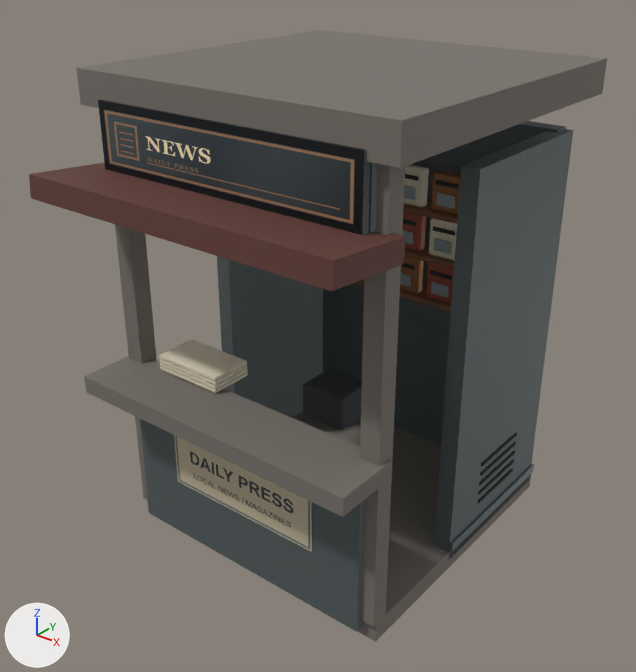
One commit to the Blender file art/street-props/news.blend: the scene before it, then after it.
Before and after are seen from a 50 mm camera at (2.78, -3.74, 3.42) aimed at (0.0, -0.26, 1.26). The axes (+X, +Y, +Z) are drawn at lower left. The lights are the same throughout. The first picture is the older version.
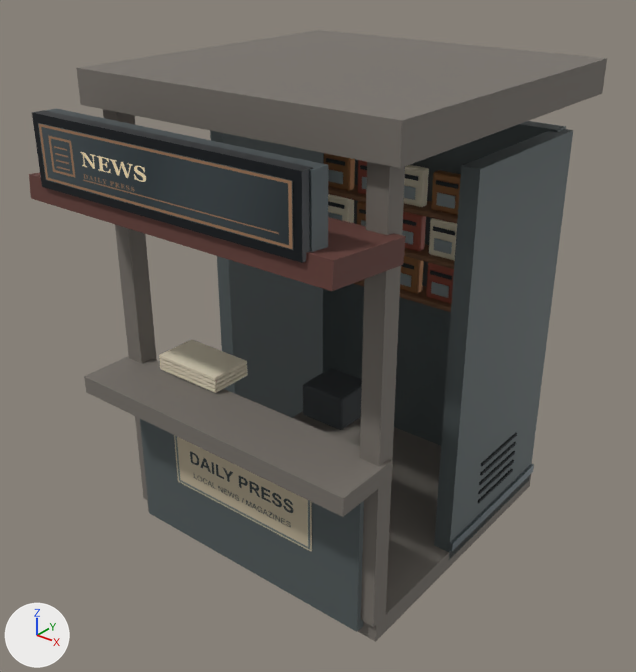
What the commit changed:
Object 'Mesh_10' (ob_mesh_10) moves from (0.0, -0.886, 2.4) to (0.0, -1.266, 2.4).
Object 'Mesh_11' (ob_mesh_11) moves from (0.0, 0.0, 0.0) to (0.0, -0.38, 0.0).
Object 'Mesh_12' (ob_mesh_12) moves from (0.0, -0.035, 0.0) to (0.0, -0.415, 0.0).

What differs and where, as boxes (x1, y1, x2, y2) in the pictures (636 x 672 px):
'Mesh_12', moved
    before: (104, 110, 355, 225)
    after: (38, 123, 294, 251)
'Mesh_11', moved
    before: (98, 100, 370, 235)
    after: (32, 110, 313, 263)
'Mesh_10', moved
    before: (368, 162, 377, 233)
    after: (46, 108, 328, 252)
